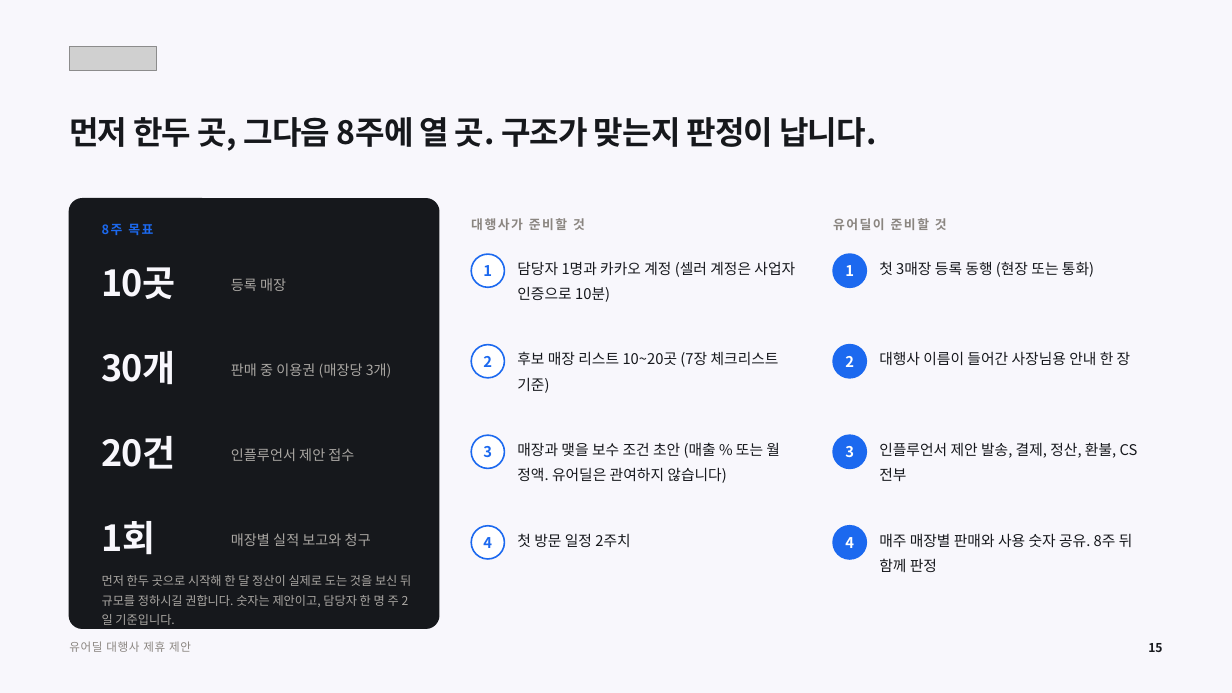
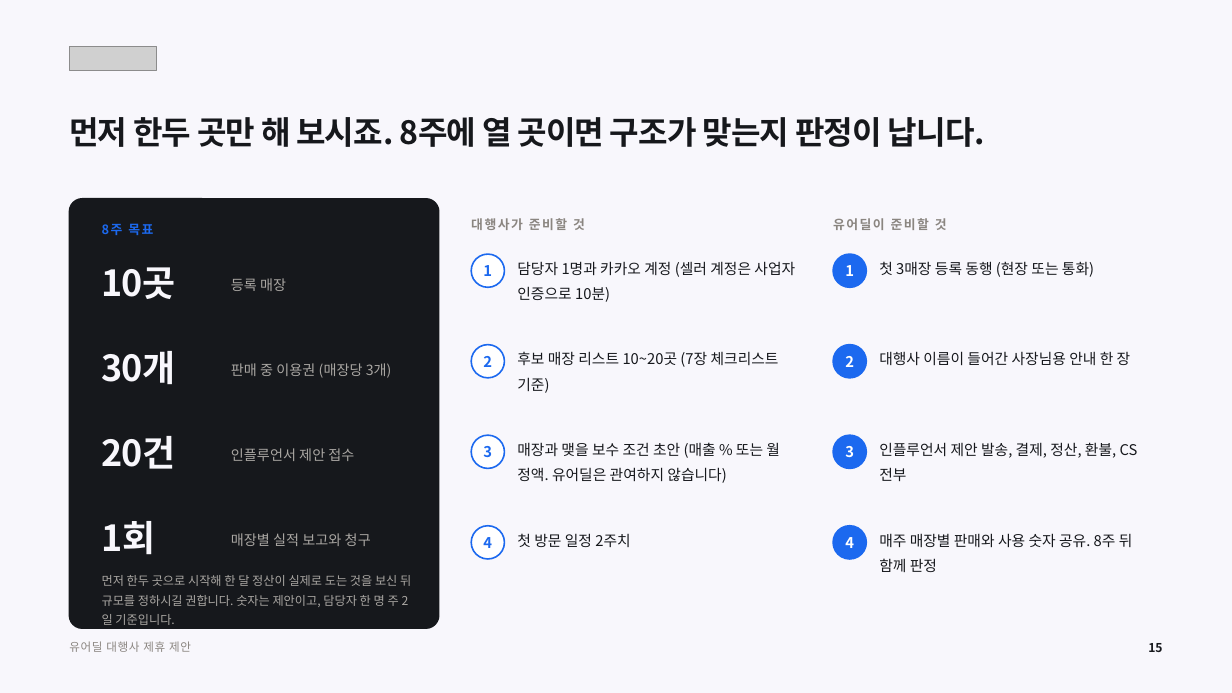
Before and after one commit to tobe2111/ur-live, a slide deck: slide 15 of docs/business/proposals/urdeal-agency-proposal.pptx. Drawn at 1232x693 pixels with LibreOffice and Linux fonts; fonts in the diff are those of the drawing; grey boxes stand for pictures. Boxes give left, top, right and bottom in pixels: in the first picture for what was removed or moved away, otherwise in the second. Text is boxed around its words. In the diff, an @@ line names an element or a change of style, - is before the commit and + after.

```diff
--- a/docs/business/proposals/urdeal-agency-proposal.pptx
+++ b/docs/business/proposals/urdeal-agency-proposal.pptx
@@ text at (69,117,985,147): text changed @@
-먼저 한두 곳, 그다음 8주에 열 곳. 구조가 맞는지 판정이 납니다.
+먼저 한두 곳만 해 보시죠. 8주에 열 곳이면 구조가 맞는지 판정이 납니다.
```
Also in this commit, not shown: 15 other slides changed, 10 other files.
